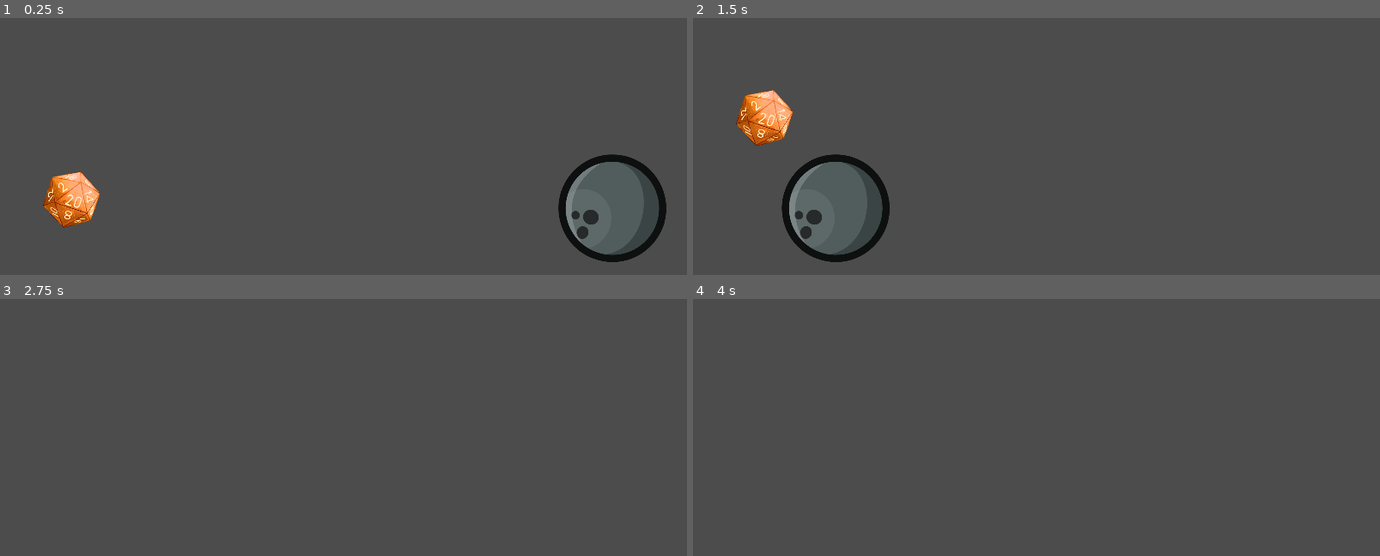
Above: before the commit, frames 1-4 (two rows, left to right).
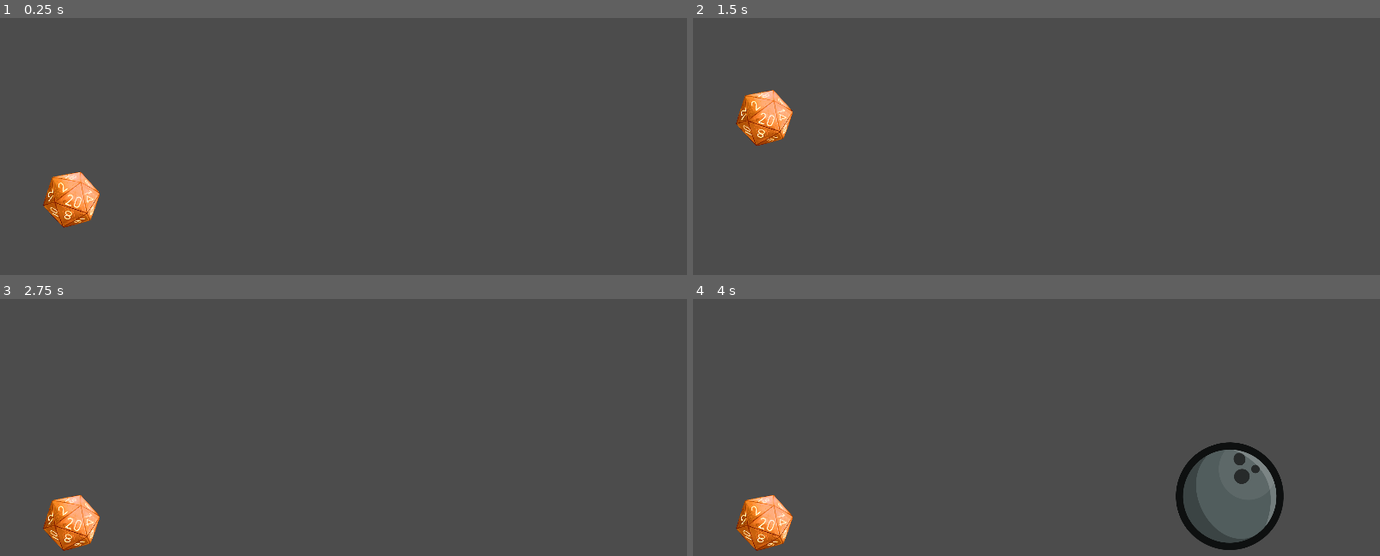
Above: after the commit, the same moments.

Repository: Loupine/DiceRoll2D
Game: Godot game, scene res://World/World.tscn
Same seed, same stepped clock (60 frames per second), same inputs: the game is played once before the commit and once after it.
Inputs:
- Up to frame 1 (0.25 s): no input
- Up to frame 2 (1.5 s): tap Space (jump) at 0.77 s
- Up to frame 3 (2.75 s): tap Space (jump) at 1.52 s
- Up to frame 4 (4 s): tap Enter at 2.75 s; tap Space (jump) at 3.02, 3.77 s

The runs differ from the first frame. In frame 1, 2.5% of the frame differs, in the area x 81-97%, y 53-95%; in frame 2, 2.5%; in frame 3, 1.3%; in frame 4, 3.8%, in the area x 6-86%, y 55-98%.

Commit message:
Spawn a ball obstacle every three seconds

Diff:
--- a/project/Obstacles/BallObstacle.gd
+++ b/project/Obstacles/BallObstacle.gd
@@ -2,6 +2,11 @@
 
 
 var velocity := Vector2.ZERO
+
+
+func _ready()-> void:
+	position.y = 490
+	position.x = 1700
 
 
 func _physics_process(_delta : float)-> void:
--- /dev/null
+++ b/project/World/World.gd
@@ -0,0 +1,11 @@
+extends Node2D
+
+
+onready var ball_obstacle_preload := preload("res://Obstacles/BallObstacle.tscn")
+onready var obstacle_spawn_timer := get_node("ObstacleSpawnTimer")
+
+
+func _on_ObstacleSpawnTimer_timeout():
+	var newObstacle := ball_obstacle_preload.instance()
+	add_child(newObstacle)
+	obstacle_spawn_timer.start()
--- a/project/World/World.tscn
+++ b/project/World/World.tscn
@@ -1,12 +1,13 @@
 [gd_scene load_steps=4 format=2]
 
 [ext_resource path="res://Player/Player.tscn" type="PackedScene" id=1]
-[ext_resource path="res://Obstacles/BallObstacle.tscn" type="PackedScene" id=2]
+[ext_resource path="res://World/World.gd" type="Script" id=3]
 
 [sub_resource type="RectangleShape2D" id=1]
 extents = Vector2( 1197, 24 )
 
 [node name="World" type="Node2D"]
+script = ExtResource( 3 )
 
 [node name="Floor" type="StaticBody2D" parent="."]
 position = Vector2( 648, 617 )
@@ -29,5 +30,8 @@
 [node name="Player" parent="." instance=ExtResource( 1 )]
 position = Vector2( 133, 343 )
 
-[node name="BallObstacle" parent="." instance=ExtResource( 2 )]
-position = Vector2( 1316, 477 )
+[node name="ObstacleSpawnTimer" type="Timer" parent="."]
+wait_time = 3.0
+autostart = true
+
+[connection signal="timeout" from="ObstacleSpawnTimer" to="." method="_on_ObstacleSpawnTimer_timeout"]
